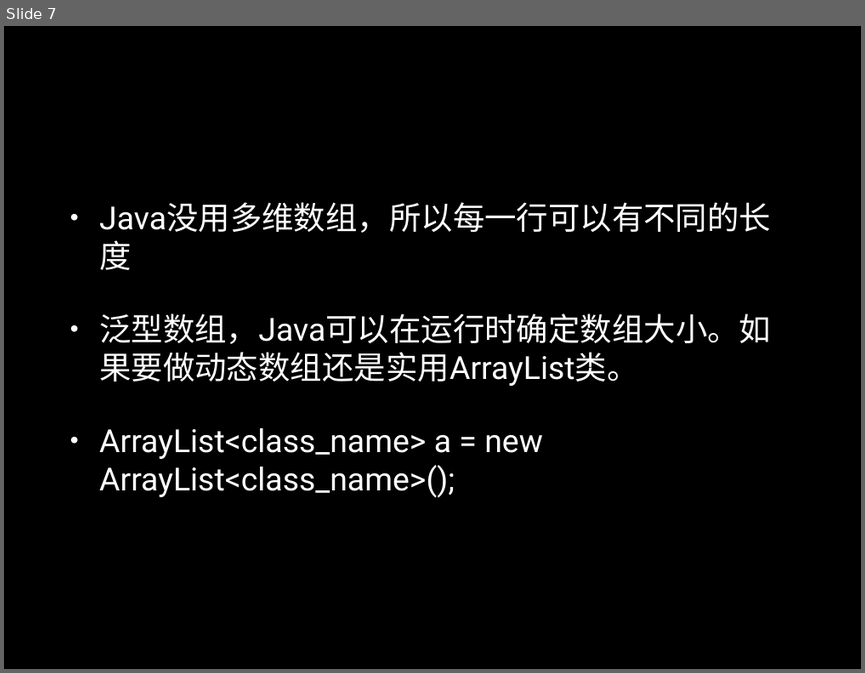
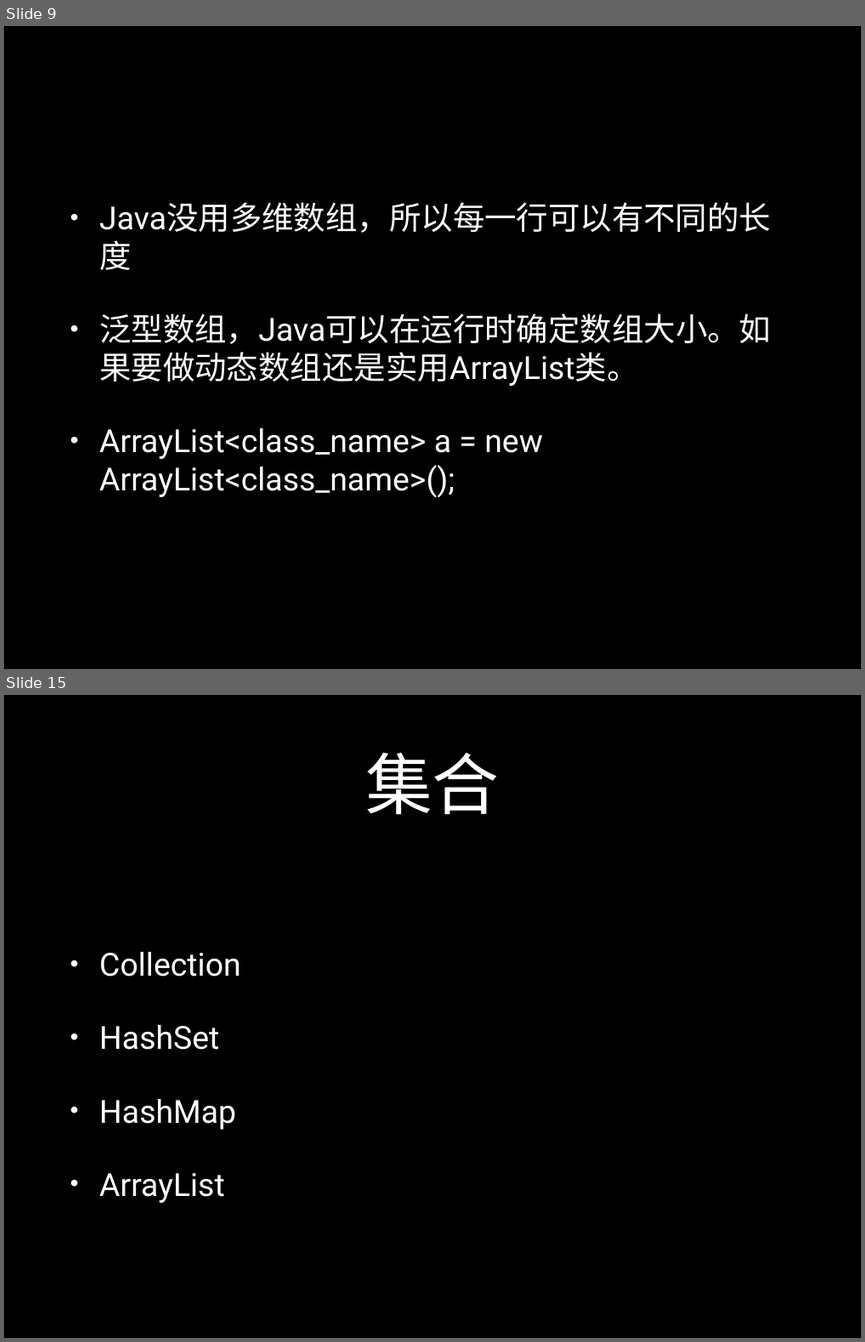
Before and after one commit to luxxxxxx/SummerCamp2016, a slide deck: src/Java/java1.pptx. Shown one above the other, each under a label of ours: slide 7 before the commit, slides 9 and 15 after it; the slides between them are not shown. The pictures are 865x673 and 865x1342 pixels, drawn with LibreOffice and Linux fonts; fonts in the diff are those of the drawing. Boxes give left, top, right and bottom in pixels: in the first picture for what was removed or moved away, otherwise in the second. Text is boxed around its words. In the diff, an @@ line names an element or a change of style, - is before the commit and + after.

```diff
--- a/src/Java/java1.pptx
+++ b/src/Java/java1.pptx
@@ slide 15 added at bbox=[4, 695, 861, 1338], background #000000 @@
@@ title added at bbox=[365, 752, 499, 815], 80 pt, text #FFFFFF @@
+集合
@@ text added at bbox=[99, 952, 241, 1202], 38 pt, text #FFFFFF @@
+• Collection
+• HashSet
+• HashMap
+• ArrayList
@@ what was slide 7 is now slide 9 @@
```
Also in this commit, not shown: 6 slides changed, 9 other slides added, 1 other file.
